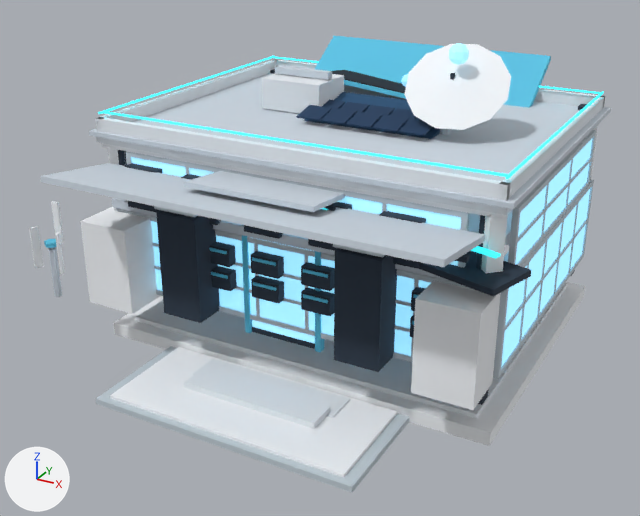
The glTF model server/src/main/resources/public/models/computer-site.glb as it was, and as the next commit left it.
The view is the same before and after, from a 50 mm lens placed at (3.41, -6.98, 4.02), pointed at (-0.1, -0.6, 0.82). Lighting does not change. The marker at lower left points along +X, +Y and +Z. The picture after the commit comes second. Where no turn or scale is listed for an object, it has been applied to the vertices. Vertices at exactly the same position are counted once.

The first picture shows 'antenna', 'base', 'canopy', 'interior_sil', 'lanterns_glow', 'massing', 'mullions', 'neon', 'plaza', 'racks', 'roof', 'sign', 'sign_face', 'windows_glow' and 5 more.
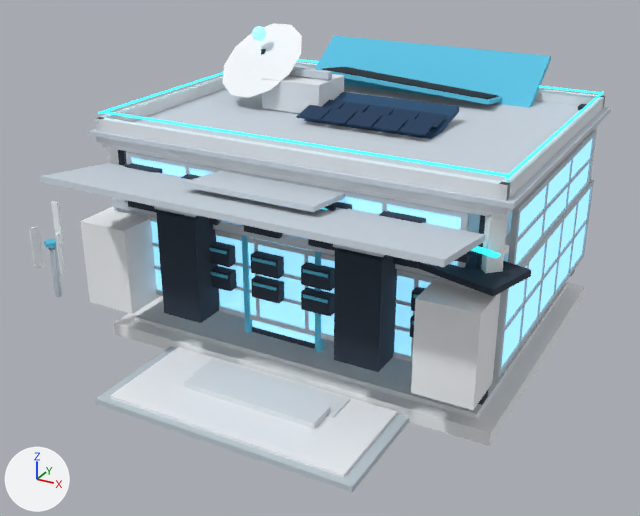
Pixel boxes [x1, y1, x2, y2] of what changed, in the pictures (640 x 516 px; the box of a moved part takes in the faces that stretch with it):
'antenna', reshaped
    before: [404, 44, 511, 135]
    after: [223, 23, 302, 98]
'sign_face', reshaped
    before: [332, 70, 406, 93]
    after: [323, 67, 498, 98]
'lanterns_glow', reshaped
    before: [401, 43, 469, 86]
    after: [252, 26, 266, 41]
part 1 of me_antenna, moved or reshaped (not visible afterwards)
    before: [440, 129, 451, 135]
part 2 of me_antenna, moved or reshaped
    before: [404, 44, 511, 130]
    after: [223, 23, 302, 98]
part 3 of me_antenna, moved or reshaped
    before: [450, 73, 455, 80]
    after: [261, 49, 266, 55]
part 4 of me_lanterns_glow, added
    after: [252, 26, 266, 41]
part 5 of me_lanterns_glow, deleted
    before: [449, 43, 469, 65]
part 6 of me_lanterns_glow, deleted
    before: [401, 74, 408, 86]
part 7 of me_sign, moved or reshaped
    before: [334, 70, 406, 99]
    after: [317, 69, 502, 105]
part 8 of me_sign, moved or reshaped (mostly hidden)
    before: [344, 79, 405, 94]
    after: [322, 69, 499, 99]

The change, as a diff of the scene's bpy script:
```diff
--- a/server/src/main/resources/public/models/computer-site.glb.py
+++ b/server/src/main/resources/public/models/computer-site.glb.py
@@ me_antenna @@
 # used by ob_antenna; location = (0.0, 0.0, 0.0)
-me_antenna.from_pydata(...)  # 48 vertices, 84 faces; spans x 0.462..1.332, y -0.391..0.271, z 1.92..2.665
+me_antenna.from_pydata(...)  # 48 vertices, 84 faces; spans x -1.524..-0.666, y -0.251..0.411, z 1.92..2.671
+# me_antenna part 1: the loose piece of 16 vertices spanning x 0.765..0.875, y -0.135..-0.025, z 1.92..2.32 is moved by (-1.84, 0.14, 0.0)
+# me_antenna part 2: the loose piece of 24 vertices spanning x 0.462..1.332, y -0.391..0.271, z 2.091..2.665 is turned -21.2 degrees about the y axis through its middle, then moved by (-1.992, 0.14, 0.0)
+# me_antenna part 3: the loose piece of 8 vertices spanning x 0.845..0.875, y -0.095..-0.065, z 2.32..2.48 is moved by (-1.92, 0.14, 0.0)
 me_antenna.materials.append(mat_lab_steel)
@@ me_lanterns_glow @@
 # used by ob_lanterns_glow; location = (0.0, 0.0, 0.0)
-me_lanterns_glow.from_pydata(...)  # 134 vertices, 244 faces; spans x -0.92..0.98, y -1.58..1.07, z 1.44..2.73
+me_lanterns_glow.from_pydata(...)  # 114 vertices, 208 faces; spans x -1.17..0.92, y -1.58..0.13, z 1.44..2.69
+# me_lanterns_glow part 4: a new loose piece, a UV sphere (8 segments, 5 rings, poles along z) spanning x -1.17..-1.03, y -0.01..0.13, z 2.55..2.69, in mat_lantern_glow (blue #a8d8f0, glowing blue #7ec8ea)
+# me_lanterns_glow part 5: the loose piece of 34 vertices spanning x 0.82..0.98, y -0.16..0.0, z 2.55..2.73 is deleted
+# me_lanterns_glow part 6: the loose piece of 20 vertices spanning x -0.06..0.06, y 0.94..1.07, z 2.05..2.18 is deleted
 me_lanterns_glow.materials.append(mat_lantern_glow)
@@ me_sign @@
 # used by ob_sign; location = (0.0, 0.0, 0.0)
-me_sign.from_pydata(...)  # 32 vertices, 48 faces; spans x -1.19..1.19, y 0.63..1.73, z 1.83..2.35
+me_sign.from_pydata(...)  # 32 vertices, 48 faces; spans x -1.19..1.19, y 0.79..1.73, z 1.83..2.35
+# me_sign part 7: the loose piece of 8 vertices spanning x -0.88..0.92, y 0.63..1.33, z 1.86..2.18 is turned -2.3 degrees about the y axis through its middle, then moved by (-0.02, 0.16, 0.04)
+# me_sign part 8: the loose piece of 8 vertices spanning x -0.85..0.89, y 0.66..1.29, z 1.89..2.17 is turned -2.3 degrees about the y axis through its middle, then moved by (-0.02, 0.16, 0.04)
 me_sign.materials.append(mat_lab_accent)
@@ me_sign_face @@
 # used by ob_sign_face; location = (0.0, 0.0, 0.0)
-me_sign_face.from_pydata(...)  # 8 vertices, 4 faces; spans x -1.14..1.14, y 0.67..1.69, z 1.91..2.33
-me_sign_face.vertices[4].co = (-0.84, 1.28, 2.09)  # pixel (344, 69)
-me_sign_face.vertices[5].co = (0.87, 1.28, 1.92)
-me_sign_face.vertices[6].co = (0.88, 0.67, 2.01)
-me_sign_face.vertices[7].co = (-0.83, 0.67, 2.18)
+me_sign_face.from_pydata(...)  # 8 vertices, 4 faces; spans x -1.14..1.14, y 0.83..1.69, z 1.91..2.33
+# me_sign_face part 9
+me_sign_face.vertices[4].co = (-0.86, 1.44, 2.1)
+me_sign_face.vertices[5].co = (0.86, 1.44, 1.99)
+me_sign_face.vertices[6].co = (0.86, 0.83, 2.08)  # pixel (486, 98)
+me_sign_face.vertices[7].co = (-0.86, 0.83, 2.18)  # pixel (322, 68)
 me_sign_face.materials.append(mat_sign)
```
